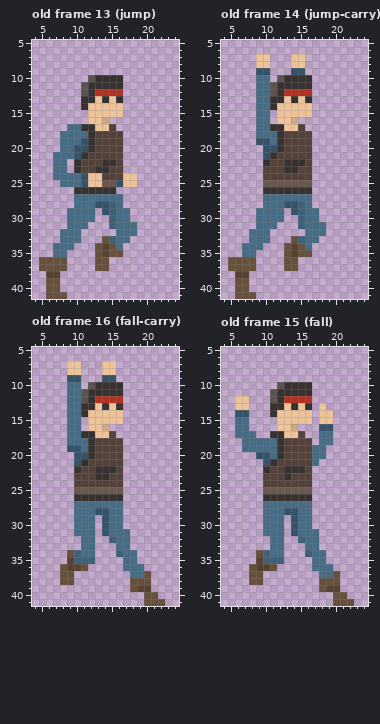
Two states of a pixel-art file, assets/sprites/pc/male.aseprite. Above: the version before the commit.
26x42 pixels, 24 frames. Shown: old frame 13 (jump): x 4..24, y 5..41; old frame 14 (jump-carry): x 4..24, y 5..41; old frame 16 (fall-carry): x 4..24, y 5..41; old frame 15 (fall): x 4..24, y 5..41. The commit also changed other frames, which this record leaves out.
New version:
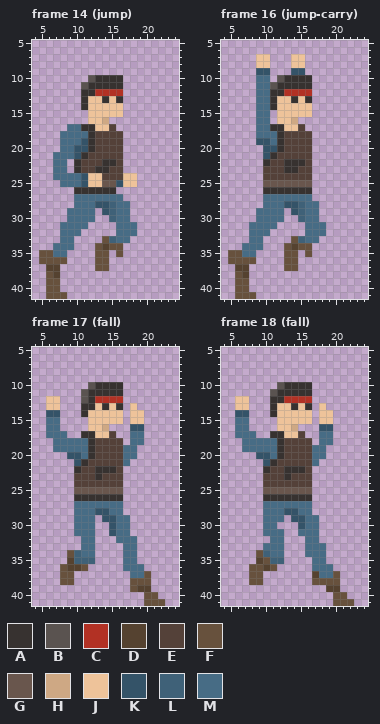
Palette (. is transparent): A #373230  B #5a5350  C #b23124  D #554230  E #544139  F #67513d  G #69564d  H #cea884  J #eec39a  K #345368  L #3f6178  M #476c85
A new or re-ordered frame is compared with the old frame closest to it.
Difference:
frames 24 -> 28
frames re-ordered
Frame 14 (jump) is new; against old frame 13 (jump), layers "Head", "Legs":
y 12: x 11 B -> A
y 13: x 12 A -> J
y 28: x 17 . -> M
y 31: x 8 . -> M; x 15 L -> .
y 33: x 10 M -> .
y 34: x 16 M -> F
y 35: x 5..6 .. -> FF; x 14..15 DF -> F.
y 37: x 5..8 FFFF -> .DD.
y 38: x 6 D -> F
Frame 16 (jump-carry) against old frame 14 (jump-carry), layers "Head", "Legs": the same change as frame 14 (jump)
Frame 17 (fall) against old frame 16 (fall-carry), layers "Body", "Legs":
y 7..8: x 9..10 JJ -> ..; x 14..15 JJ -> ..
y 9: x 9..10 KK -> ..; x 14..15 KK -> ..
y 10..11: x 9..10 MM -> ..
y 12: x 6..7 .. -> JJ; x 9..10 MM -> ..
y 13: x 6..7 .. -> JJ; x 9..10 MM -> ..; x 18 . -> J
y 14: x 6..7 .. -> KK; x 9..10 MM -> ..; x 18..19 .. -> JJ
y 15: x 6..7 .. -> MM; x 9..10 MM -> ..; x 18..19 .. -> JJ
y 16: x 6..7 .. -> MM; x 9..10 MM -> ..; x 18..19 .. -> KK
y 17: x 6..10 ...MM -> MMM..; x 18..19 .. -> MM
y 18: x 7..8 .. -> MM; x 18..19 .. -> MM
y 19: x 7..10 ..KK -> MMMM; x 17..18 .. -> MM
y 20: x 9 . -> K; x 11 K -> M; x 17..18 .. -> MM
y 21: x 17 . -> M
y 23: x 14 A -> E
y 29: x 15 M -> K; x 17 . -> M
y 30: x 14..15 KM -> .K; x 17 . -> M
y 31: x 14..15 KM -> .K
y 32: x 15 L -> .; x 18 . -> M
y 33: x 16 M -> .; x 18 . -> M
y 34: x 16 L -> .
Frame 18 (fall) is new; against old frame 15 (fall), layers "Head", "Legs":
y 12: x 11 B -> A
y 13: x 12 A -> J
y 29: x 15 M -> K; x 17 . -> M
y 30: x 12 M -> .; x 14..15 KM -> .K; x 17 . -> M
y 31: x 14 K -> .
y 32: x 15 L -> .
y 33: x 10 . -> M; x 18 . -> M
y 34: x 16 L -> M
y 35: x 10 L -> F
y 36: x 9 D -> F
y 37: x 17 . -> D
y 38: x 17 . -> F
y 39: x 18 F -> .
Boxes around the changes in both pictures, in picture pixels (x1, y1, x2, y2):
changed: (81, 89, 95, 103)
changed: (39, 201, 130, 278)
changed: (270, 89, 284, 103)
changed: (228, 201, 319, 278)
changed: (46, 361, 144, 480)
changed: (102, 515, 137, 557)
changed: (270, 396, 284, 410)
changed: (256, 515, 326, 592)
